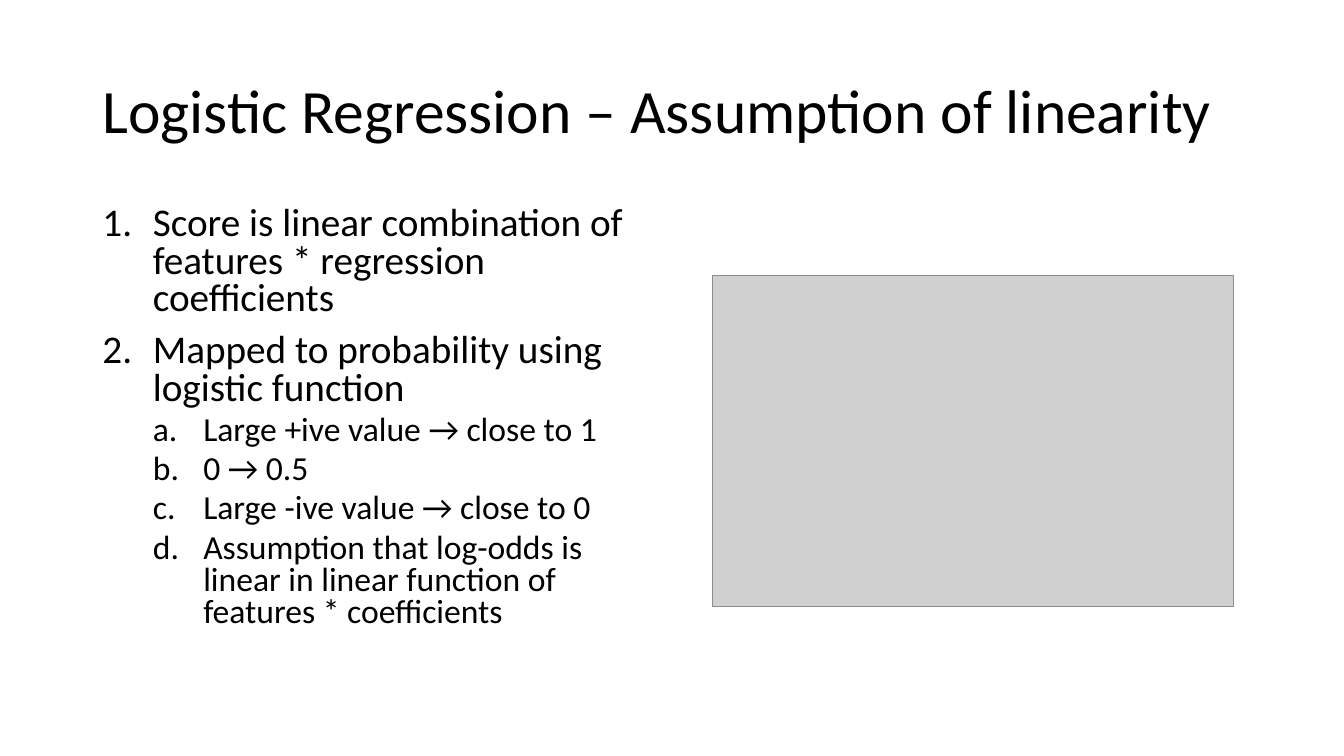
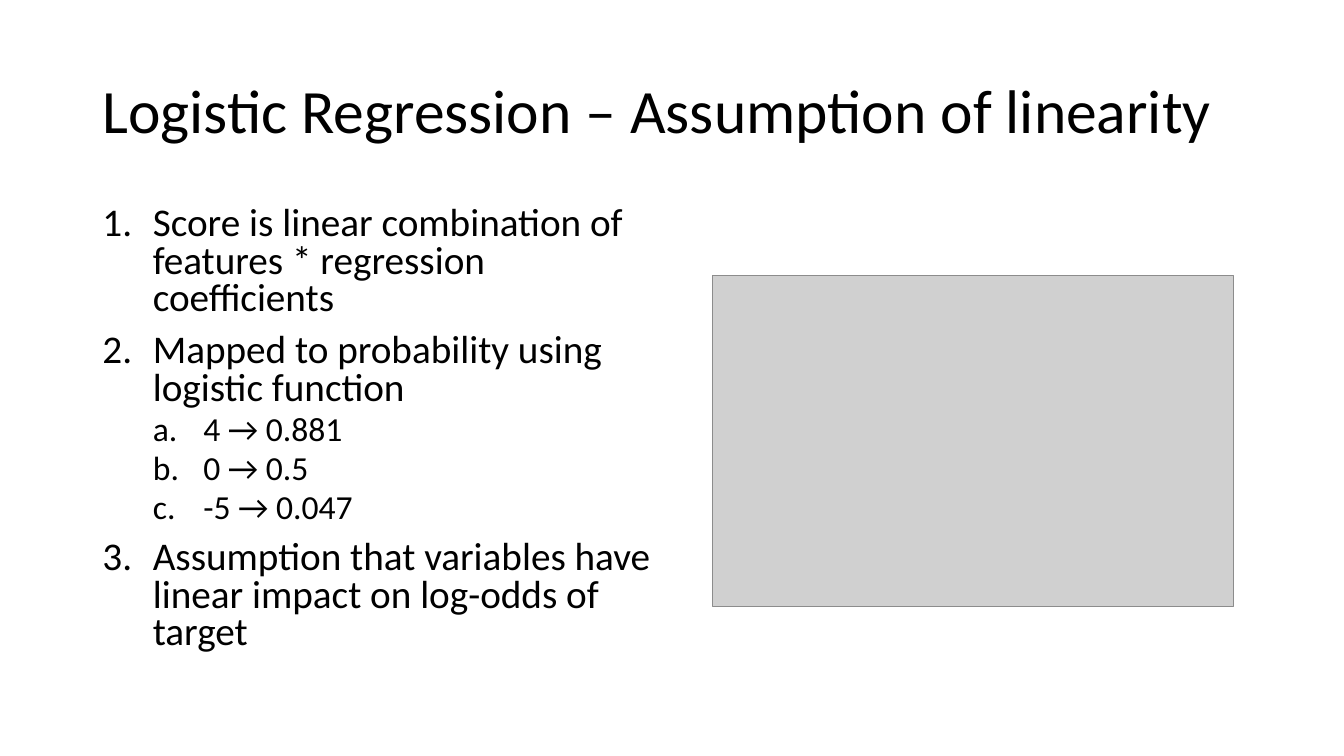
Before and after one commit to oli5679/WeightOfEvidenceDemo, a slide deck: slide 4 of Presentation.pptx. Drawn at 1344x756 pixels with LibreOffice and Linux fonts; fonts in the diff are those of the drawing; grey boxes stand for pictures. Boxes give left, top, right and bottom in pixels: in the first picture for what was removed or moved away, otherwise in the second. Text is boxed around its words. In the diff, an @@ line names an element or a change of style, - is before the commit and + after.

```diff
--- a/Presentation.pptx
+++ b/Presentation.pptx
@@ text at [203, 418, 343, 442]: text changed @@
-  a. Large +ive value → close to 1
+  a. 4 → 0.881
@@ text at [153, 497, 650, 652]: text changed; size 24 to 28 pt @@
-  c. Large -ive value → close to 0
-  d. Assumption that log-odds is linear in linear function of features * coefficients
+  c. -5 → 0.047
+3. Assumption that variables have linear impact on log-odds of target
```
Also in this commit, not shown: 2 other slides changed, 4 other files.
